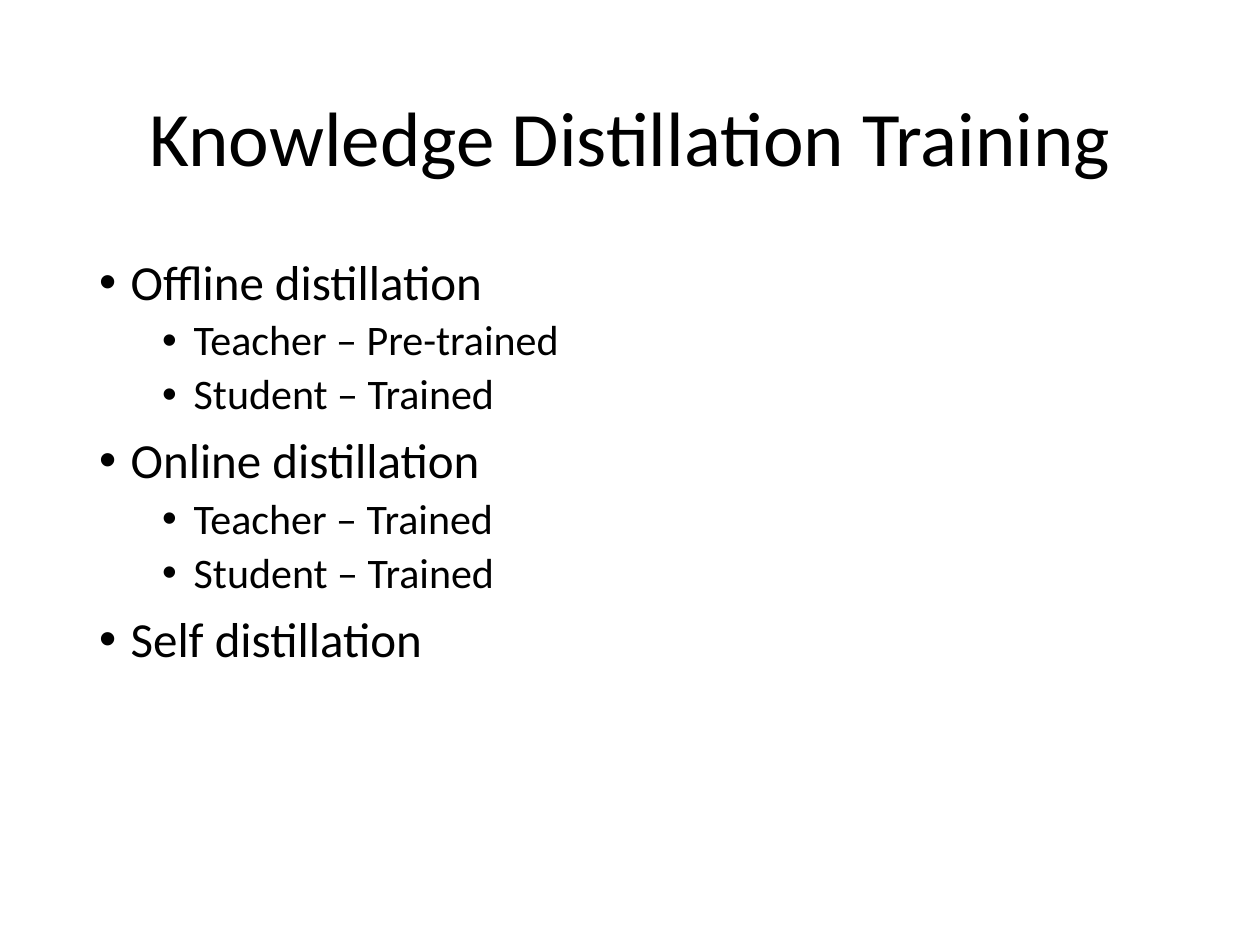
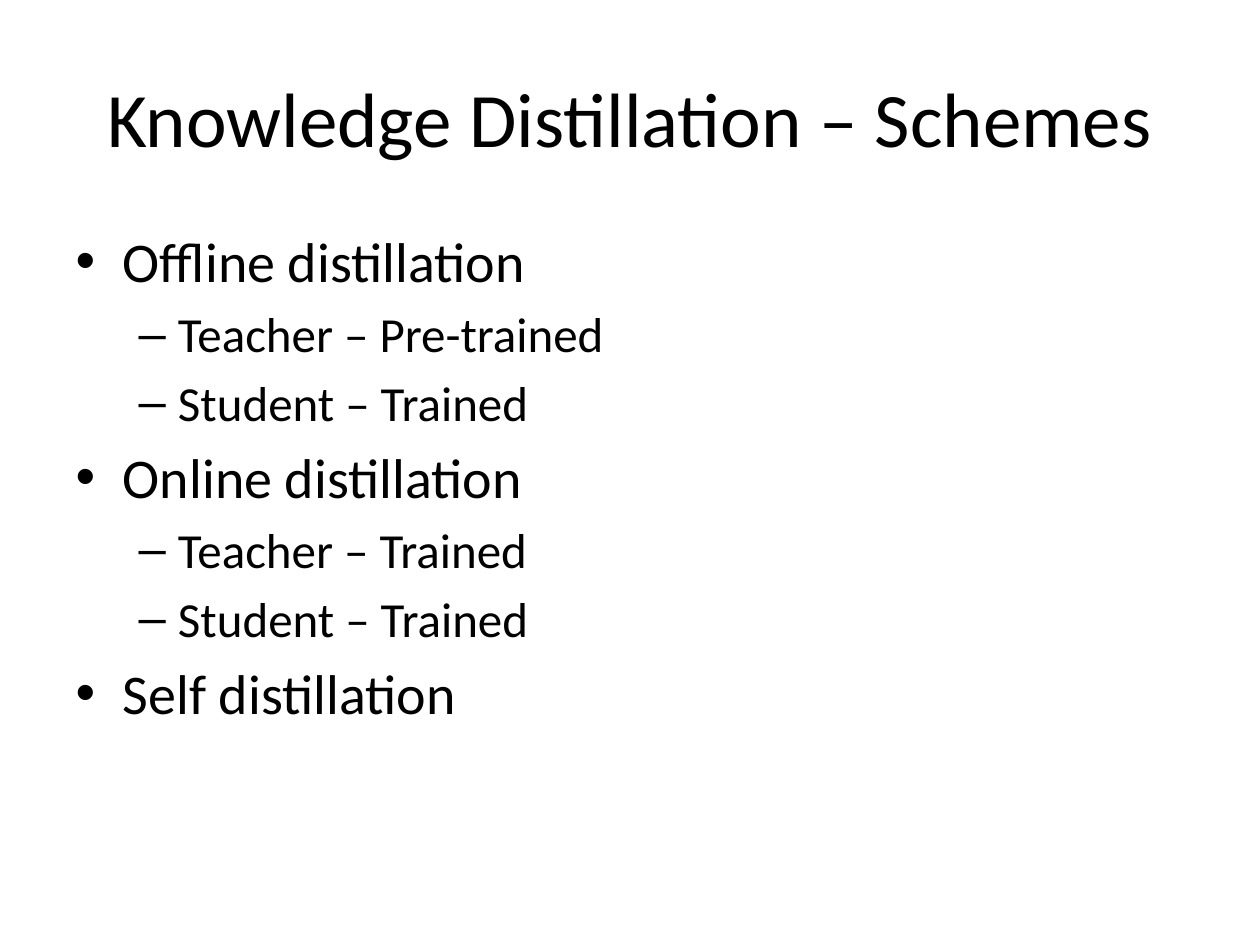
Before and after one commit to look4pritam/KnowledgeDistillation, a slide deck: slide 19 of Presentations/KnowledgeDistillation.pptx (slide 15 before the commit). Drawn at 1260x945 pixels with LibreOffice and Linux fonts; fonts in the diff are those of the drawing. Boxes give left, top, right and bottom in pixels: in the first picture for what was removed or moved away, otherwise in the second. Text is boxed around its words. In the diff, an @@ line names an element or a change of style, - is before the commit and + after.

```diff
--- a/Presentations/KnowledgeDistillation.pptx
+++ b/Presentations/KnowledgeDistillation.pptx
@@ title at (107, 93, 1151, 161): text changed @@
-Knowledge Distillation Training
+Knowledge Distillation – Schemes
@@ text "Offline distillation": place and size @@
-text "Offline distillation" at (131, 266, 559, 658)
+text "Offline distillation" at (123, 243, 604, 715)
@@ text "Offline distillation" at (123, 243, 604, 715): size 28 to 32 pt in "Offline distillation", "Online distillation", "Self distillation"; size 24 to 28 pt in "Teacher – Pre-trained", "Student – Trained", "Teacher – Trained", "Student – Trained"; indent changed; line spacing 0.9 to 1; less space between paragraphs; bullet • to – @@
```
Also in this commit, not shown: 9 other slides changed, 17 slides added, 12 slides removed.
